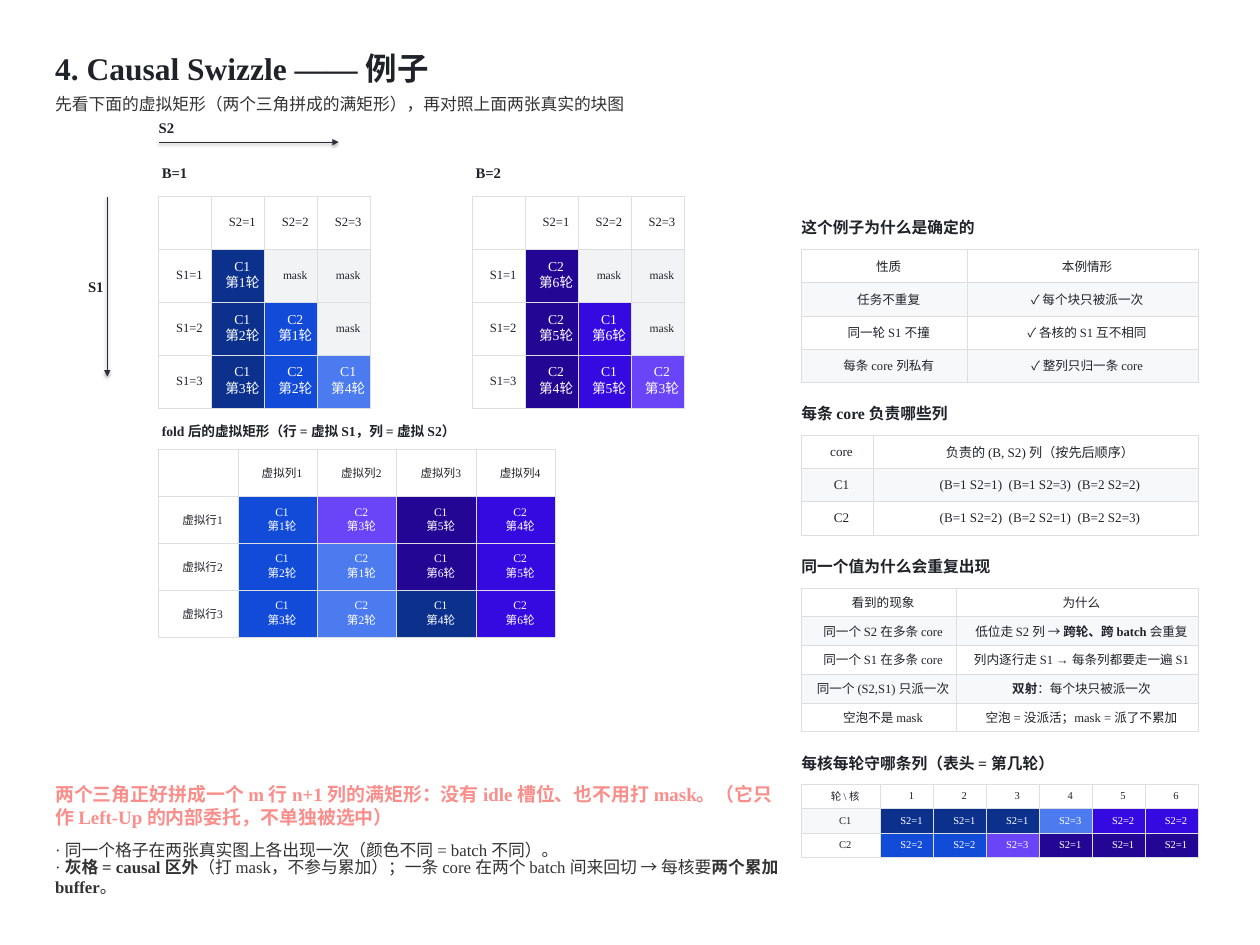
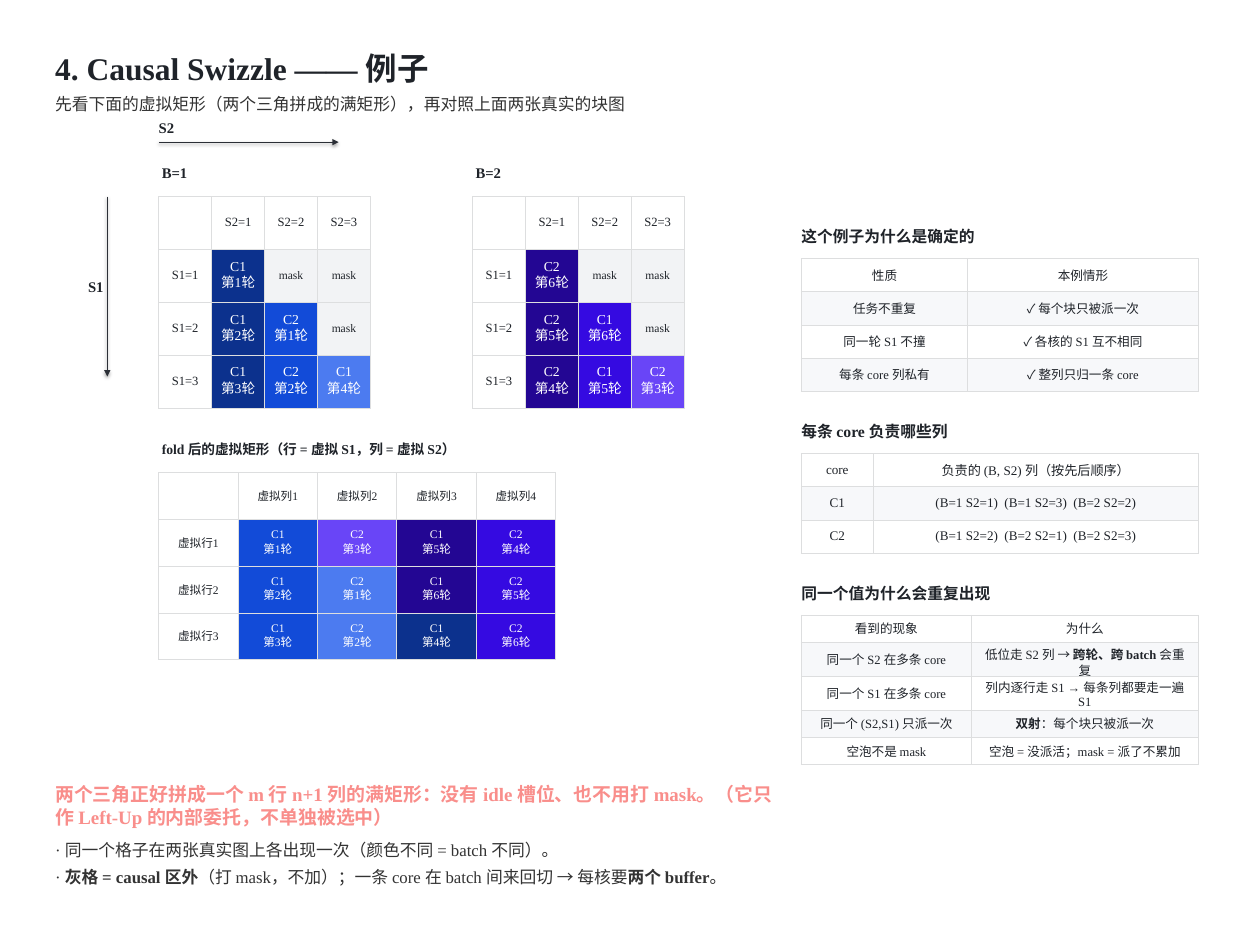
Before and after one commit to guomc9/SeeTen, a slide deck: slide 9 of cases/flash-attention-det-accum/out/v4-index-schedules.pptx. Drawn at 1260x945 pixels with LibreOffice and Linux fonts; fonts in the diff are those of the drawing. Boxes give left, top, right and bottom in pixels: in the first picture for what was removed or moved away, otherwise in the second. Text is boxed around its words. In the diff, an @@ line names an element or a change of style, - is before the commit and + after.

```diff
--- a/cases/flash-attention-det-accum/out/v4-index-schedules.pptx
+++ b/cases/flash-attention-det-accum/out/v4-index-schedules.pptx
@@ table: place and size @@
-table at [159,197,370,623]
+table at [159,197,370,645]
@@ table: place and size @@
-table at [472,197,684,482]
+table at [472,197,684,505]
@@ text "这个例子为什么是确定的": place and size @@
-text "这个例子为什么是确定的" at [801,219,974,235]
+text "这个例子为什么是确定的" at [801,228,974,244]
@@ table: place and size @@
-table at [801,249,1198,382]
+table at [801,259,1198,392]
@@ 2 texts, 2 tables: place and size @@
-2 texts, 2 tables at [159,405,1198,637]
+2 texts, 2 tables at [159,423,1198,660]
@@ text "同一个值为什么会重复出现": place and size @@
-text "同一个值为什么会重复出现" at [801,558,990,574]
+text "同一个值为什么会重复出现" at [801,585,990,601]
@@ table: place and size @@
-table at [801,588,1198,732]
+table at [801,615,1198,762]
@@ text removed at [801,755,1054,771] @@
-每核每轮守哪条列（表头 = 第几轮）
@@ table removed at [801,785,1198,857], 3 rows, 7 columns @@
-轮 \ 核 | 1 | 2 | 3 | 4 | 5 | 6
-C1 | S2=1 | S2=1 | S2=1 | S2=3 | S2=2 | S2=2
-C2 | S2=2 | S2=2 | S2=3 | S2=1 | S2=1 | S2=1
@@ text at [65,868,726,886]: text changed; font Noto Sans CJK SC to Times New Roman @@
-· 灰格 = causal 区外（打 mask，不参与累加）；一条 core 在两个 batch 间来回切 → 每核要两个累加 buffer。
+· 灰格 = causal 区外（打 mask，不加）；一条 core 在 batch 间来回切 → 每核要两个 buffer。
```
Also in this commit, not shown: 17 other slides changed, 5 other files.
